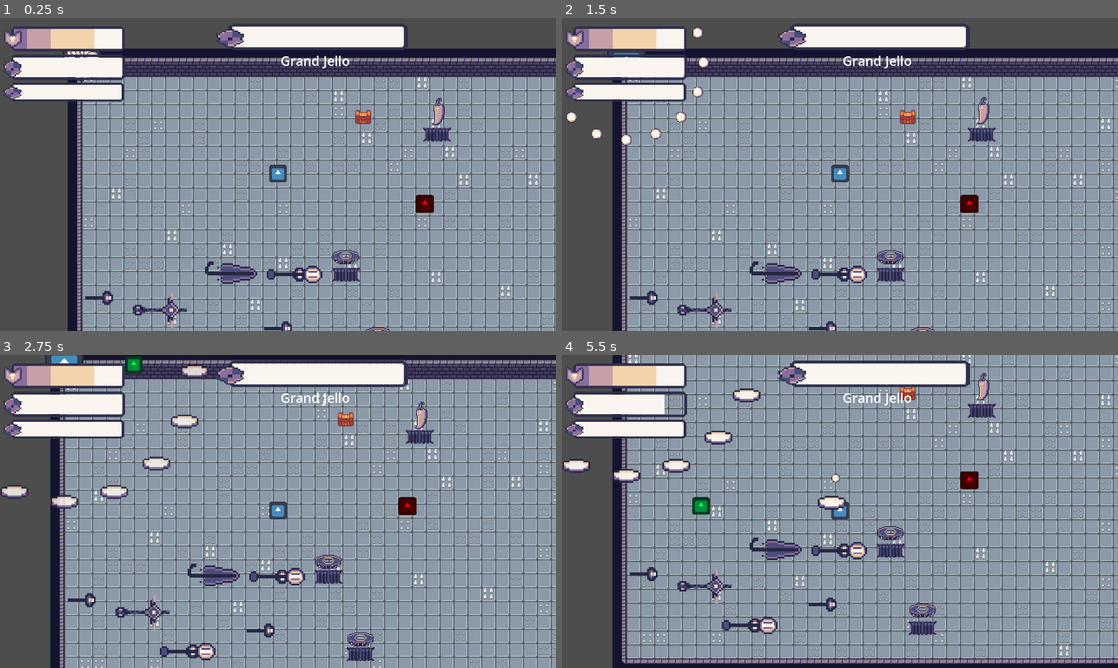
Above: before the commit, frames 1-4 (two rows, left to right).
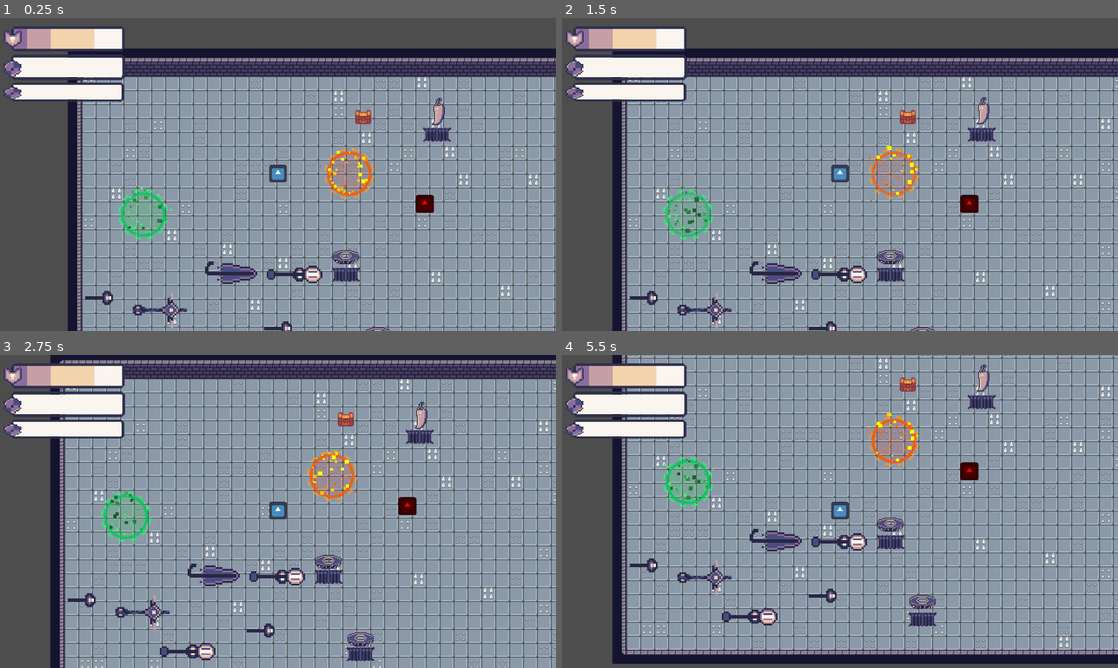
Above: after the commit, the same moments.

Repository: chabsseu/Stauffs-and-Magic
Game: Godot game, scene res://Scenes/Floors/test_world.tscn
The game is run twice, just before and just after one commit, with the same random seed, the same clock (stepped at 60 frames per second) and the same inputs. The engine's default icon, where the game draws it, is replaced by a stand-in: a white triangle on a blue panel in a dark square.
Inputs (mouse positions are in pixels of both pictures, inside the frame that each line leads up to):
- Up to frame 1 (0.25 s): no input
- Up to frame 2 (1.5 s): move the mouse to (962, 158) at 0.52 s; tap A (A) at 0.6 s; tap D (D) at 0.8, 1.35 s; move the mouse to (728, 190) at 1.27 s
- Up to frame 3 (2.75 s): tap S (S) at 1.55, 2.1 s; move the mouse to (333, 442) at 2.02 s; press the mouse at (333, 442) at 2.03 s
- Up to frame 4 (5.5 s): move the mouse to (812, 574) at 2.77 s; release the mouse at (812, 574) at 2.78 s; click (812, 574) at 2.85 s; tap A (A) at 3.05, 3.6 s; move the mouse to (1006, 558) at 3.52 s; tap D (D) at 3.8, 4.35 s; move the mouse to (673, 464) at 4.27 s; tap S (S) at 4.55, 5.1 s; move the mouse to (867, 511) at 5.02 s; press the mouse at (867, 511) at 5.03 s

The runs differ from the first frame. In frame 1, 3.8% of the frame differs, in the area x 11-74%, y 1-81%; in frame 2, 4.2%; in frame 3, 5.1%; in frame 4, 34%, in the area x 0-100%, y 0-100%.

Commit message:
created a fire and poison area of effect

Diff:
--- a/Scenes/Enemies/Boss/grand_gello.tscn
+++ b/Scenes/Enemies/Boss/grand_gello.tscn
@@ -13,7 +13,7 @@
 size = Vector2(42, 32)
 
 [sub_resource type="CircleShape2D" id="CircleShape2D_2mpaq"]
-radius = 428.71204
+radius = 544.0919
 
 [node name="GrandGello" type="CharacterBody2D" unique_id=1408162063 node_paths=PackedStringArray("health_bar", "label") groups=["Boss"]]
 script = ExtResource("1_kqy14")
@@ -22,6 +22,7 @@
 enemy_scenes = Array[PackedScene]([ExtResource("3_wsfiu")])
 phase1_attack_cooldown = 1.5
 phase2_attack_cooldown = 1.0
+phase2_consecutive_attacks = 3
 health_bar = NodePath("CanvasLayer/TextureProgressBar")
 label = NodePath("CanvasLayer/Label")
 
--- /dev/null
+++ b/Scenes/Floors/fire.tscn
@@ -0,0 +1,44 @@
+[gd_scene format=3 uid="uid://208y1mgvx2en"]
+
+[ext_resource type="Script" uid="uid://qvn64g5qx0v2" path="res://Scripts/Map/fire.gd" id="1_00pbl"]
+[ext_resource type="Gradient" uid="uid://blh41dxtu33ne" path="res://Scenes/Floors/fire_gradient.tres" id="1_fi8bt"]
+
+[sub_resource type="CircleShape2D" id="CircleShape2D_r4gny"]
+radius = 18.027756
+
+[sub_resource type="Curve" id="Curve_00pbl"]
+_data = [Vector2(0, 1), 0.0, 0.0, 0, 0, Vector2(1, 0), 0.0, 0.0, 0, 0]
+point_count = 2
+
+[sub_resource type="Curve" id="Curve_fi8bt"]
+_data = [Vector2(0, 1), 0.0, 0.0, 0, 0, Vector2(0.5131965, 0.513369), 0.0, 0.0, 0, 0, Vector2(1, 0), 0.0, 0.0, 0, 0]
+point_count = 3
+
+[node name="Fire" type="Area2D" unique_id=207395600]
+script = ExtResource("1_00pbl")
+burn_chance = 0.4
+burn_damage = 1
+fire_radius = 24.0
+
+[node name="CollisionShape2D" type="CollisionShape2D" parent="." unique_id=2004949388]
+shape = SubResource("CircleShape2D_r4gny")
+
+[node name="CPUParticles2D" type="CPUParticles2D" parent="." unique_id=2106904326]
+amount = 80
+preprocess = 5.0
+lifetime_randomness = 0.69
+emission_shape = 2
+emission_sphere_radius = 16.1
+direction = Vector2(0, -1)
+gravity = Vector2(0, 300)
+initial_velocity_min = 40.0
+initial_velocity_max = 80.0
+damping_curve = SubResource("Curve_00pbl")
+scale_amount_min = 0.0
+scale_amount_max = 5.0
+scale_amount_curve = SubResource("Curve_fi8bt")
+color_ramp = ExtResource("1_fi8bt")
+hue_variation_max = 1.0
+anim_speed_max = 1.0
+
+[connection signal="body_entered" from="." to="." method="_on_body_entered"]
--- /dev/null
+++ b/Scenes/Floors/fire_gradient.tres
@@ -0,0 +1,5 @@
+[gd_resource type="Gradient" format=3 uid="uid://blh41dxtu33ne"]
+
+[resource]
+offsets = PackedFloat32Array(0.09577924, 0.37824678, 0.60876626, 0.8327922)
+colors = PackedColorArray(1, 1, 0, 1, 0.98907566, 0.4210084, 0, 1, 0.9882353, 0.3764706, 0, 1, 1, 0, 0, 1)
--- /dev/null
+++ b/Scenes/Floors/poison.tscn
@@ -0,0 +1,46 @@
+[gd_scene format=3 uid="uid://exmlmiug3st4"]
+
+[ext_resource type="Script" uid="uid://dnhnrnqa008fj" path="res://Scripts/Map/poison.gd" id="1_irt6d"]
+
+[sub_resource type="CircleShape2D" id="CircleShape2D_h7thy"]
+radius = 18.0
+
+[sub_resource type="Curve" id="Curve_irt6d"]
+_data = [Vector2(0, 1), 0.0, 0.0, 0, 0, Vector2(1, 0), 0.0, 0.0, 0, 0]
+point_count = 2
+
+[sub_resource type="Curve" id="Curve_55ivp"]
+_data = [Vector2(0, 1), 0.0, 0.0, 0, 0, Vector2(0.5073314, 0.513369), 0.0, 0.0, 0, 0, Vector2(0.98240477, 0), 0.0, 0.0, 0, 0]
+point_count = 3
+
+[sub_resource type="Gradient" id="Gradient_y8aa0"]
+offsets = PackedFloat32Array(0.0016233921, 0.3035714, 0.69642854, 1)
+colors = PackedColorArray(0.11685167, 0.32775468, 0.18382764, 1, 0.32156864, 0.9019608, 0.5058824, 1, 0.3254902, 0.7647059, 0.5294118, 1, 0.37212285, 0.56622666, 0.4732135, 1)
+
+[node name="Poison" type="Area2D" unique_id=1334863494]
+script = ExtResource("1_irt6d")
+poison_chance = 1.0
+poison_damage = 0.5
+poison_duration = 5.0
+poison_radius = 24.0
+
+[node name="CollisionShape2D" type="CollisionShape2D" parent="." unique_id=1169376762]
+shape = SubResource("CircleShape2D_h7thy")
+
+[node name="CPUParticles2D" type="CPUParticles2D" parent="." unique_id=510387294]
+amount = 80
+preprocess = 5.0
+lifetime_randomness = 0.69
+emission_shape = 2
+emission_sphere_radius = 16.0
+direction = Vector2(0, -1)
+gravity = Vector2(0, 300)
+initial_velocity_min = 40.0
+initial_velocity_max = 80.0
+damping_curve = SubResource("Curve_irt6d")
+scale_amount_max = 5.0
+scale_amount_curve = SubResource("Curve_55ivp")
+color_ramp = SubResource("Gradient_y8aa0")
+
+[connection signal="body_entered" from="." to="." method="_on_body_entered"]
+[connection signal="body_exited" from="." to="." method="_on_body_exited"]
--- a/Scenes/Floors/test_world.tscn
+++ b/Scenes/Floors/test_world.tscn
@@ -5,7 +5,8 @@
 [ext_resource type="PackedScene" uid="uid://chd3yj7pkdiu2" path="res://Scenes/Enemies/test_enemy.tscn" id="3_xaljv"]
 [ext_resource type="PackedScene" uid="uid://vwhok55g8tdn" path="res://Scenes/Weapon/weapon_pickup.tscn" id="7_krihg"]
 [ext_resource type="PackedScene" uid="uid://cigtrfmfcfee8" path="res://Scenes/Map/common_chest.tscn" id="8_krihg"]
-[ext_resource type="PackedScene" uid="uid://des416ak1l8jm" path="res://Scenes/Enemies/Boss/grand_gello.tscn" id="10_gbv6p"]
+[ext_resource type="PackedScene" uid="uid://208y1mgvx2en" path="res://Scenes/Floors/fire.tscn" id="9_k11si"]
+[ext_resource type="PackedScene" uid="uid://exmlmiug3st4" path="res://Scenes/Floors/poison.tscn" id="10_gbv6p"]
 [ext_resource type="PackedScene" uid="uid://cwio32p3nix68" path="res://Scenes/UI/forgeUI.tscn" id="10_ncuxn"]
 [ext_resource type="PackedScene" uid="uid://6x6c34ddudyr" path="res://Scenes/Map/cooldown_statue.tscn" id="11_858e3"]
 [ext_resource type="PackedScene" uid="uid://dkxxs5v05i6p4" path="res://Scenes/Map/attack_statue.tscn" id="12_m1klf"]
@@ -220,8 +221,10 @@
 [node name="Common_Chest" parent="." unique_id=1876224500 instance=ExtResource("8_krihg")]
 position = Vector2(324, 63)
 
-[node name="GrandGello" parent="." unique_id=1408162063 instance=ExtResource("10_gbv6p")]
-phase1_attack_cooldown = 1.5
-phase2_attack_cooldown = 1.0
-all_directions_range = 150.0
-pattern_range = 150.0
+[node name="Fire" parent="." unique_id=207395600 instance=ExtResource("9_k11si")]
+position = Vector2(308, 128)
+
+[node name="Poison" parent="." unique_id=1334863494 instance=ExtResource("10_gbv6p")]
+position = Vector2(71, 175)
+poison_chance = 0.3
+poison_damage = 1
--- /dev/null
+++ b/Scripts/Map/fire.gd
@@ -0,0 +1,113 @@
+extends Area2D
+
+@export var damage_per_tick : int = 1
+@export var tick_rate : float = 1.0
+@export var burn_chance : float = 0.3
+@export var burn_damage : int = 2
+@export var burn_duration : float = 3.0
+@export var burn_tick_rate : float = 1.0
+@export var fire_radius : float = 32.0
+
+var bodies_inside : Array = []
+var tick_timer : float = 0.0
+var burning_bodies : Dictionary = {}
+var pulse_timer : float = 0.0
+
+func _ready() -> void:
+    var shape = $CollisionShape2D.shape
+    if shape is CircleShape2D:
+        shape.radius = fire_radius
+
+    var particles = $CPUParticles2D
+    particles.emission_sphere_radius = fire_radius
+
+func _process(delta: float) -> void:
+    pulse_timer += delta
+    tick_timer += delta
+
+    if tick_timer >= tick_rate:
+        tick_timer = 0.0
+
+        var current_overlaps = get_overlapping_bodies()
+        bodies_inside = bodies_inside.filter(func(b):
+            return is_instance_valid(b) and b in current_overlaps
+        )
+
+        for body in bodies_inside:
+            _apply_damage(body)
+
+            if not burning_bodies.has(body) and randf() < burn_chance:
+                apply_burn(body)
+
+    _process_burn(delta)
+    queue_redraw()
+
+# Deals damage immediately the moment a body steps in
+func _on_body_entered(body: Node2D) -> void:
+    if body.is_in_group("Player") or body.is_in_group("Enemies"):
+        if body not in bodies_inside:
+            bodies_inside.append(body)
+            # Instant damage on enter — no waiting for tick
+            _apply_damage(body)
+
+            # Roll burn immediately on enter too
+            if not burning_bodies.has(body) and randf() < burn_chance:
+                apply_burn(body)
+
+func _on_body_exited(body: Node2D) -> void:
+    bodies_inside.erase(body)
+
+func _apply_damage(body: Node2D) -> void:
+    if not is_instance_valid(body):
+        return
+    if body.has_method("take_armor_damage"):
+        body.take_armor_damage(damage_per_tick)
+    elif body.has_method("take_damage"):
+        body.take_damage(damage_per_tick)
+
+func apply_burn(body: Node2D) -> void:
+    burning_bodies[body] = {
+        "timer": burn_duration,
+        "tick_timer": 0.0
+    }
+    if body.has_method("set_burn_visual"):
+        body.set_burn_visual(true)
+
+func _process_burn(delta: float) -> void:
+    var to_remove : Array = []
+
+    for body in burning_bodies.keys():
+        if not is_instance_valid(body):
+            to_remove.append(body)
+            continue
+
+        var data = burning_bodies[body]
+        data["timer"] -= delta
+        data["tick_timer"] += delta
+
+        if data["tick_timer"] >= burn_tick_rate:
+            data["tick_timer"] = 0.0
+            if body.has_method("take_armor_damage"):
+                body.take_armor_damage(burn_damage)
+            elif body.has_method("take_damage"):
+                body.take_damage(burn_damage)
+
+        if data["timer"] <= 0.0:
+            to_remove.append(body)
+            if is_instance_valid(body) and body.has_method("set_burn_visual"):
+                body.set_burn_visual(false)
+
+    for body in to_remove:
+        burning_bodies.erase(body)
+
+func _draw() -> void:
+    var pulse = (sin(pulse_timer * 2.5) + 1.0) / 2.0
+
+    draw_circle(Vector2.ZERO, fire_radius, Color(1.0, 0.15, 0.0, 0.08 + 0.05 * pulse))
+    draw_arc(Vector2.ZERO, fire_radius, 0, TAU, 64, Color(1.0, 0.35, 0.0, 0.6 + 0.4 * pulse), 3.0)
+
+    var dash_count = 12
+    for i in range(dash_count):
+        var start_angle = (TAU / dash_count) * i + pulse_timer * 0.4
+        var end_angle = start_angle + (TAU / dash_count) * 0.5
+        draw_arc(Vector2.ZERO, fire_radius + 4.0, start_angle, end_angle, 10, Color(1.0, 0.6, 0.1, 0.8), 2.0)
--- /dev/null
+++ b/Scripts/Map/poison.gd
@@ -0,0 +1,111 @@
+extends Area2D
+
+@export var damage_per_tick : int = 1
+@export var tick_rate : float = 1.0
+@export var poison_chance : float = 0.3
+@export var poison_damage : int = 1
+@export var poison_duration : float = 3.0
+@export var poison_tick_rate : float = 1.0
+@export var poison_radius : float = 32.0
+
+var bodies_inside : Array = []
+var tick_timer : float = 0.0
+var poisoning_bodies : Dictionary = {}
+var pulse_timer : float = 0.0
+
+func _ready() -> void:
+	var shape = $CollisionShape2D.shape
+	if shape is CircleShape2D:
+		shape.radius = poison_radius
+
+	var particles = $CPUParticles2D
+	particles.emission_sphere_radius = poison_radius
+
+func _process(delta: float) -> void:
+	pulse_timer += delta
+	tick_timer += delta
+
+	if tick_timer >= tick_rate:
+		tick_timer = 0.0
+
+		var current_overlaps = get_overlapping_bodies()
+		bodies_inside = bodies_inside.filter(func(b):
+			return is_instance_valid(b) and b in current_overlaps
+		)
+
+		for body in bodies_inside:
+			_apply_damage(body)
+
+			if not poisoning_bodies.has(body) and randf() < poison_chance:
+				apply_poison(body)
+
+	_process_poison(delta)
+	queue_redraw()
+
+# Deals damage
+func _on_body_entered(body: Node2D) -> void:
+	if body.is_in_group("Player") or body.is_in_group("Enemies"):
+		if body not in bodies_inside:
+			bodies_inside.append(body)
+
+
+			# Roll poison immediately on enter too
+			if not poisoning_bodies.has(body) and randf() < poison_chance:
+				apply_poison(body)
+
+func _on_body_exited(body: Node2D) -> void:
+	bodies_inside.erase(body)
+
+func _apply_damage(body: Node2D) -> void:
+	if not is_instance_valid(body):
+		return
+	if body.has_method("take_armor_damage"):
+		body.take_armor_damage(damage_per_tick)
+	elif body.has_method("take_damage"):
+		body.take_damage(damage_per_tick)
+
+func apply_poison(body: Node2D) -> void:
+	poisoning_bodies[body] = {
+		"timer": poison_duration,
+		"tick_timer": 0.0
+	}
+	if body.has_method("set_poison_visual"):
+		body.set_poison_visual(true)
+
+func _process_poison(delta: float) -> void:
+	var to_remove : Array = []
+
+	for body in poisoning_bodies.keys():
+		if not is_instance_valid(body):
+			to_remove.append(body)
+			continue
+
+		var data = poisoning_bodies[body]
+		data["timer"] -= delta
+		data["tick_timer"] += delta
+
+		if data["tick_timer"] >= poison_tick_rate:
+			data["tick_timer"] = 0.0
+			if body.has_method("take_armor_damage"):
+				body.take_armor_damage(poison_damage)
+			elif body.has_method("take_damage"):
+				body.take_damage(poison_damage)
+
+		if data["timer"] <= 0.0:
+			to_remove.append(body)
+			if is_instance_valid(body) and body.has_method("set_poison_visual"):
+				body.set_poison_visual(false)
+
+	for body in to_remove:
+		poisoning_bodies.erase(body)
+
+func _draw() -> void:
+	var pulse = (sin(pulse_timer * 2.5) + 1.0) / 2.0
+	draw_circle(Vector2.ZERO, poison_radius, Color(0.0, 1.0, 0.15, 0.08 + 0.05 * pulse))
+	draw_arc(Vector2.ZERO, poison_radius, 0, TAU, 64, Color(0.0, 0.8, 0.35, 0.6 + 0.4 * pulse), 3.0)
+
+	var dash_count = 12
+	for i in range(dash_count):
+		var start_angle = (TAU / dash_count) * i + pulse_timer * 0.4
+		var end_angle = start_angle + (TAU / dash_count) * 0.5
+		draw_arc(Vector2.ZERO, poison_radius + 4.0, start_angle, end_angle, 10, Color(0.1, 1.0, 0.4, 0.8), 2.0)
Not shown, added: Scripts/Map/fire.gd.uid
Not shown, added: Scripts/Map/poison.gd.uid
